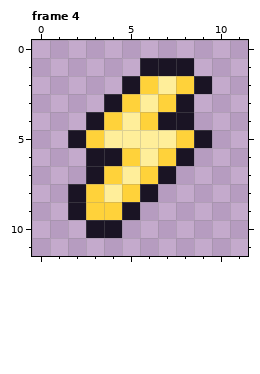
Edited in one commit: pixel-art file (tools/art/sparks/spark_electric.aseprite). This is how it looked before the edit.
12x12 pixels, 4 frames. Shown: frame 4. The commit also changed other frames, which this record leaves out.
The result:
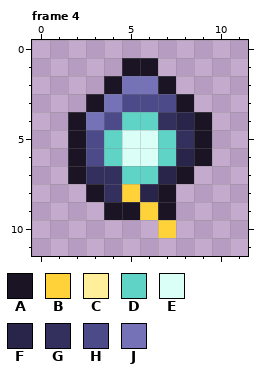
Palette (. is transparent): A #1a1424  B #ffd23a  C #ffee9a  D #5fd3c6  E #d9fff6  F #28244a  G #34305e  H #4d4a8a  J #7672b8
Edits made:
Changed rows in their new state; - is an unchanged pixel.
Frame 4, layers "glow", "base":
first column x 2:
 1 ---A-..-
 2 --AJJA..
 3 -AJHHH--
 4 AJHDDGFA
 5 -HDEEDG-
 6 AHDEEDFA
 7 AGGDDFA-
 8 .AG-FA--
 9 ..A-BA--
10 -..--B--
Pixel boxes of the changes (left, top, right, bottom) in both pictures:
changed: (68, 58, 212, 238)
